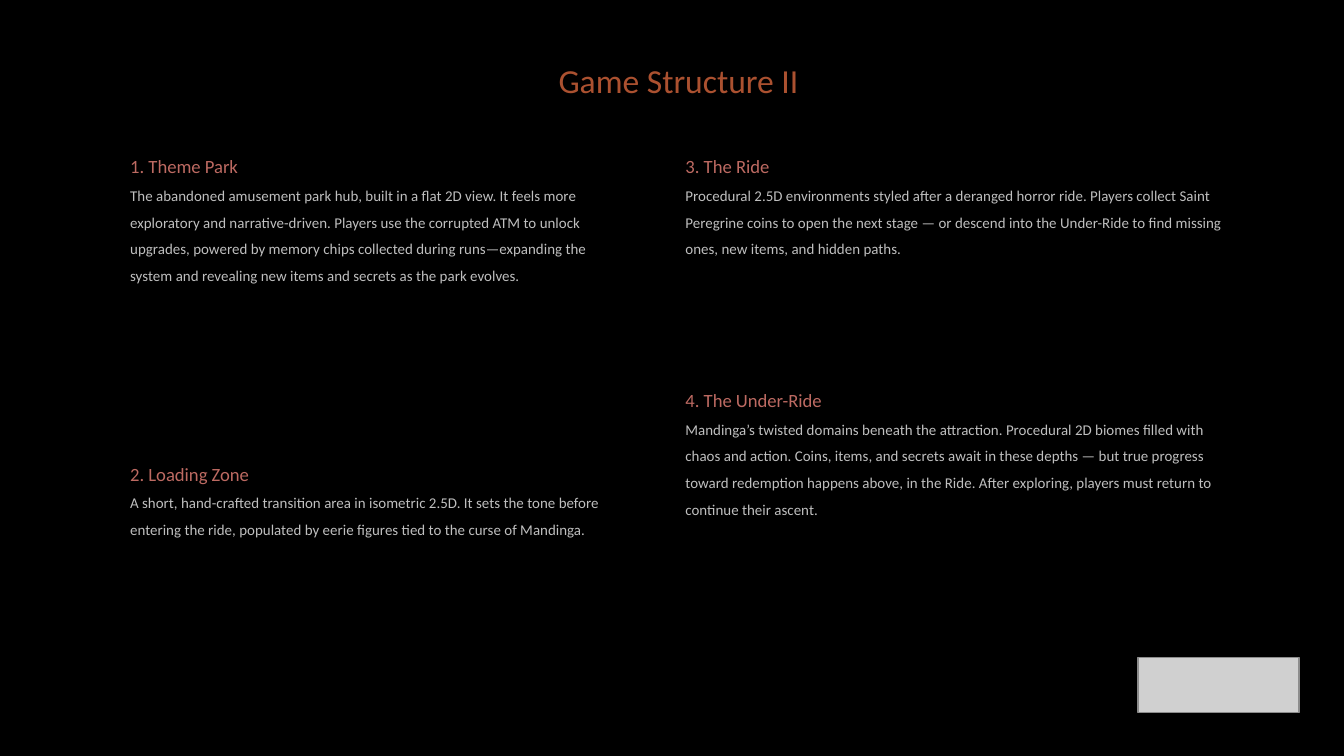
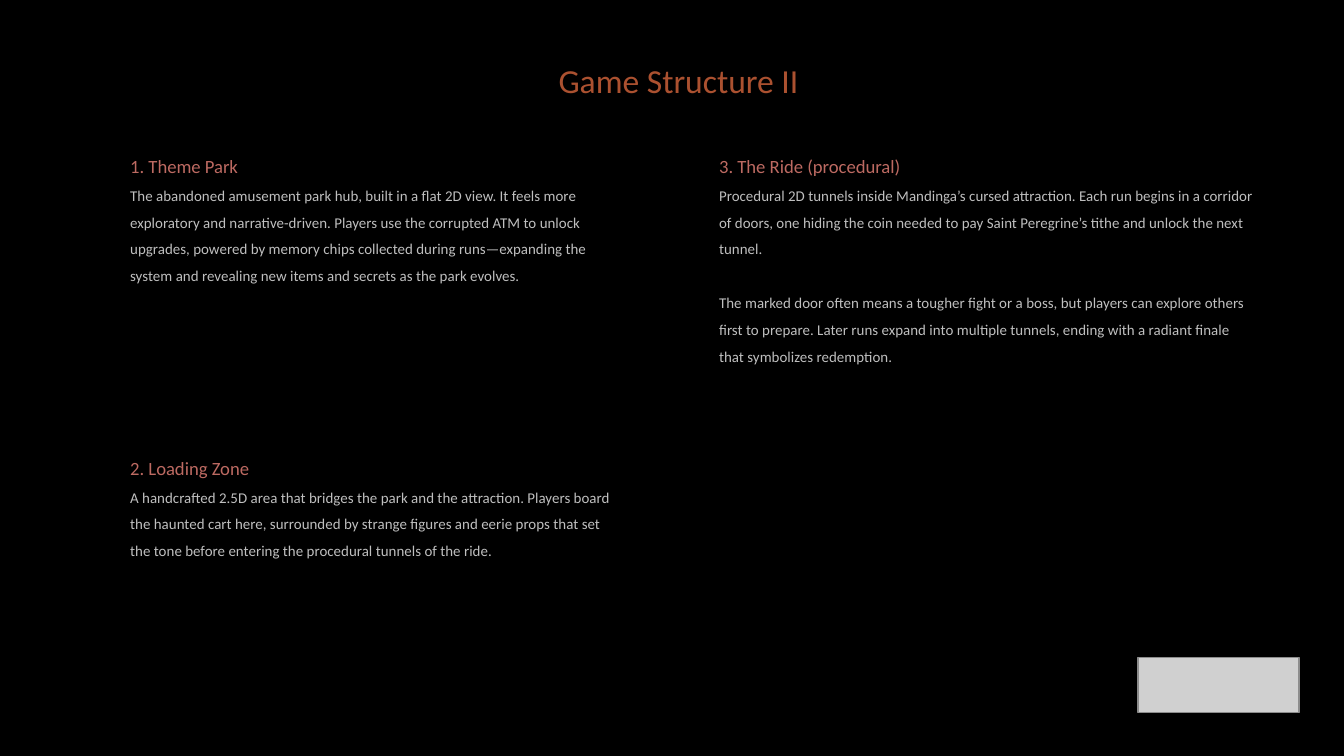
Before and after one commit to diegohcanepa/Remizione, a slide deck: slide 9 of Pitch Deck.pptx. Drawn at 1344x756 pixels with LibreOffice and Linux fonts; fonts in the diff are those of the drawing; grey boxes stand for pictures; background and template pictures are left out. Boxes give left, top, right and bottom in pixels: in the first picture for what was removed or moved away, otherwise in the second. Text is boxed around its words. In the diff, an @@ line names an element or a change of style, - is before the commit and + after.

```diff
--- a/Pitch Deck.pptx
+++ b/Pitch Deck.pptx
@@ text at [719,159,1252,338]: text changed @@
-3. The Ride
-Procedural 2.5D environments styled after a deranged horror ride. Players collect Saint Peregrine coins to open the next stage — or descend into the Under-Ride to find missing ones, new items, and hidden paths.
+3. The Ride (procedural)
+Procedural 2D tunnels inside Mandinga’s cursed attraction. Each run begins in a corridor of doors, one hiding the coin needed to pay Saint Peregrine’s tithe and unlock the next tunnel.
+The marked door often means a tougher fight or a boss, but players can explore others first to prepare. Later runs expand into multiple tunnels, ending with a radiant finale that symbolizes redemption.
@@ text removed at [685,394,1212,515] @@
-4. The Under-Ride
-Mandinga’s twisted domains beneath the attraction. Procedural 2D biomes filled with chaos and action. Coins, items, and secrets await in these depths — but true progress toward redemption happens above, in the Ride. After exploring, players must return to continue their ascent.
@@ text at [130,492,610,559]: text changed @@
-A short, hand-crafted transition area in isometric 2.5D. It sets the tone before entering the ride, populated by eerie figures tied to the curse of Mandinga.
+A handcrafted 2.5D area that bridges the park and the attraction. Players board the haunted cart here, surrounded by strange figures and eerie props that set the tone before entering the procedural tunnels of the ride.
```
Also in this commit, not shown: 1 other slide changed, 44 other files.
